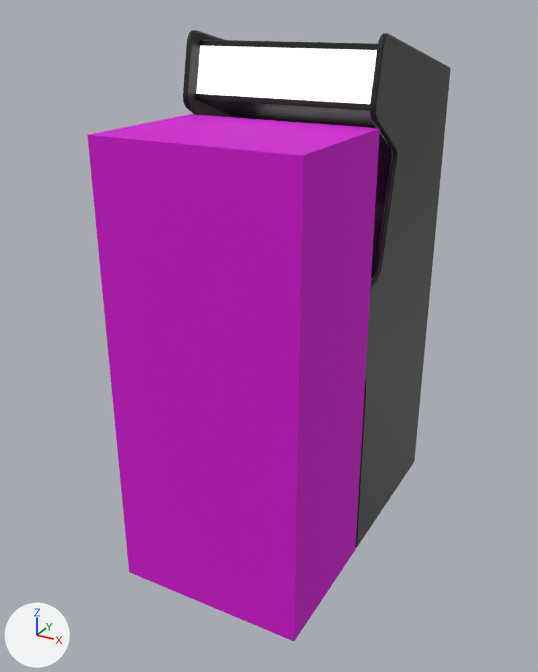
What one commit did to the COLLADA model media/models/cabinet/cabinet.dae.
Both versions are drawn from a camera (50 mm lens) standing at (1.13, -2.78, 1.84) and looking at (-0.04, -0.66, 0.78). Lighting does not change. The marker at lower left points along +X, +Y and +Z. Objects named as collision shapes, trigger or cutter boxes, shadow casters or lower levels of detail are left out. Where no turn or scale is listed for an object, it has been applied to the vertices.

The older version as bpy lines, for what is in view:
```python
me_cube_001 = bpy.data.meshes.new('Cube.001')
me_cube_001.from_pydata(...)  # a box spanning x -0.33..0.33, y -0.25..0.25, z -0.76..0.76
me_cube_001.materials.append(mat_trigger_box)  # pink #d100d1
me_joust_overlay_001 = bpy.data.meshes.new('Joust overlay.001')
me_joust_overlay_001.from_pydata(...)  # 2525 vertices, 4202 faces; spans x -0.32..0.34, y -0.78..0.0, z 0.0..1.78
me_joust_overlay_001.materials.append(mat_plastic_black_dull)  # picture img_cabinet_black_png
me_joust_overlay_003 = bpy.data.meshes.new('Joust overlay.003')
me_joust_overlay_003.from_pydata(...)  # 54 vertices, 50 faces; spans x -0.32..0.34, y -0.77..0.0, z 0.0..1.77
me_joust_overlay_003.materials.append(mat_cabinet_sides)  # picture img_cabinet_sides_png
ob_cabinet_combined = bpy.data.objects.new('cabinet-combined', me_joust_overlay_001)
ob_cabinet_combined.location = (0.0, 0.0, 0.0)
ob_cabinet_sides = bpy.data.objects.new('cabinet-sides', me_joust_overlay_003)
ob_cabinet_sides.location = (0.0, 0.0, 0.0)
ob_play = bpy.data.objects.new('play', me_cube_001)
ob_play.location = (0.006, -0.925, 0.762)
# also in view: 'cabinet-marquee' at (0.01, -0.65, 1.66)
```
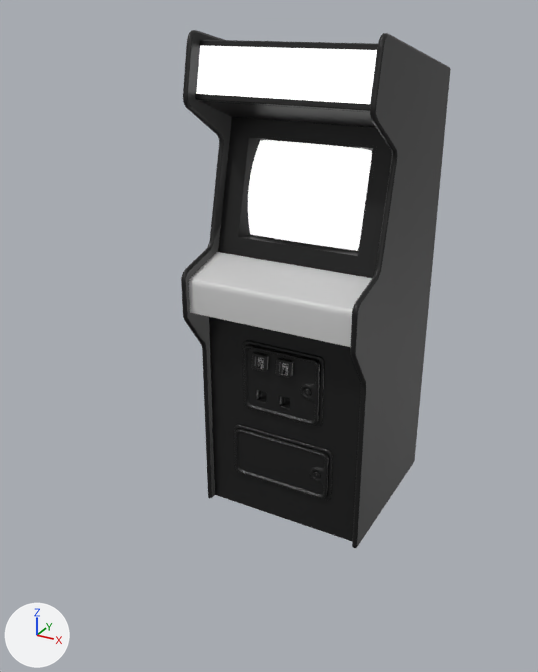
Changed parts and their boxes [x1, y1, x2, y2] in the pictures (538 x 672 px):
'play', deleted (pink): before [87, 114, 380, 641]
'cabinet-combined', unchanged, uncovered by the edit: before [183, 30, 450, 548]; after [181, 30, 450, 548]
'screen', unchanged, uncovered by the edit: after [248, 140, 372, 251]
'cabinet-front', unchanged, uncovered by the edit: after [189, 252, 372, 347]

The change in detail:
Object 'play' (ob_play) is deleted.
